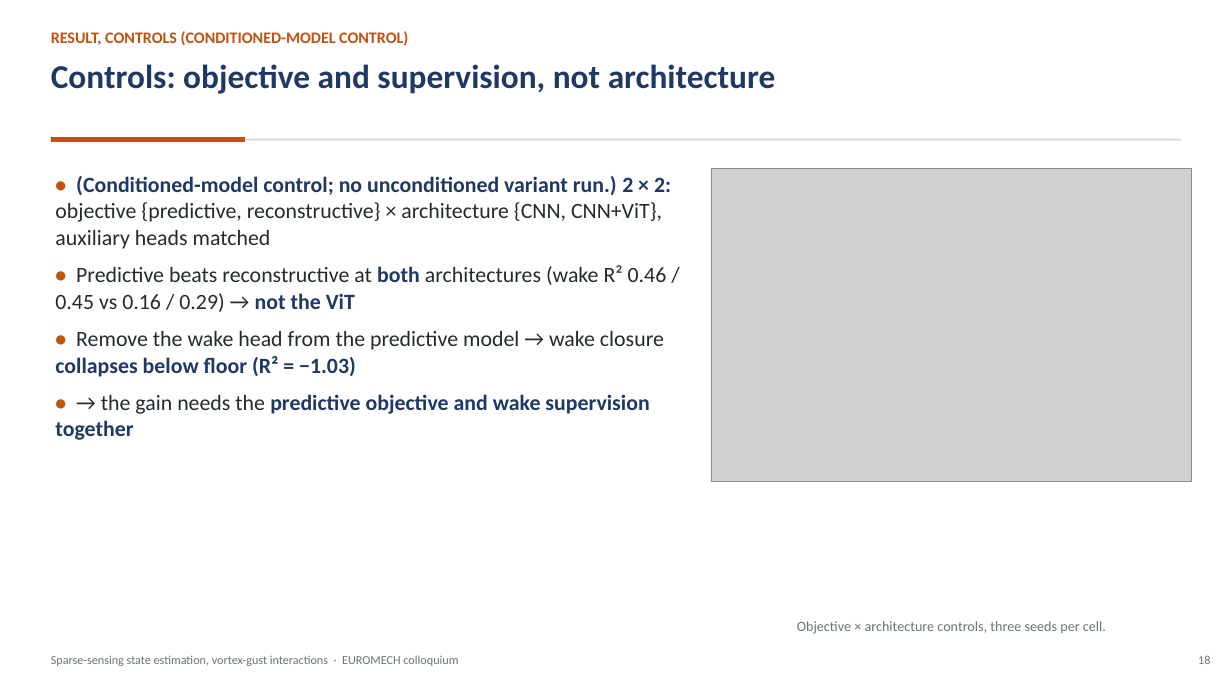
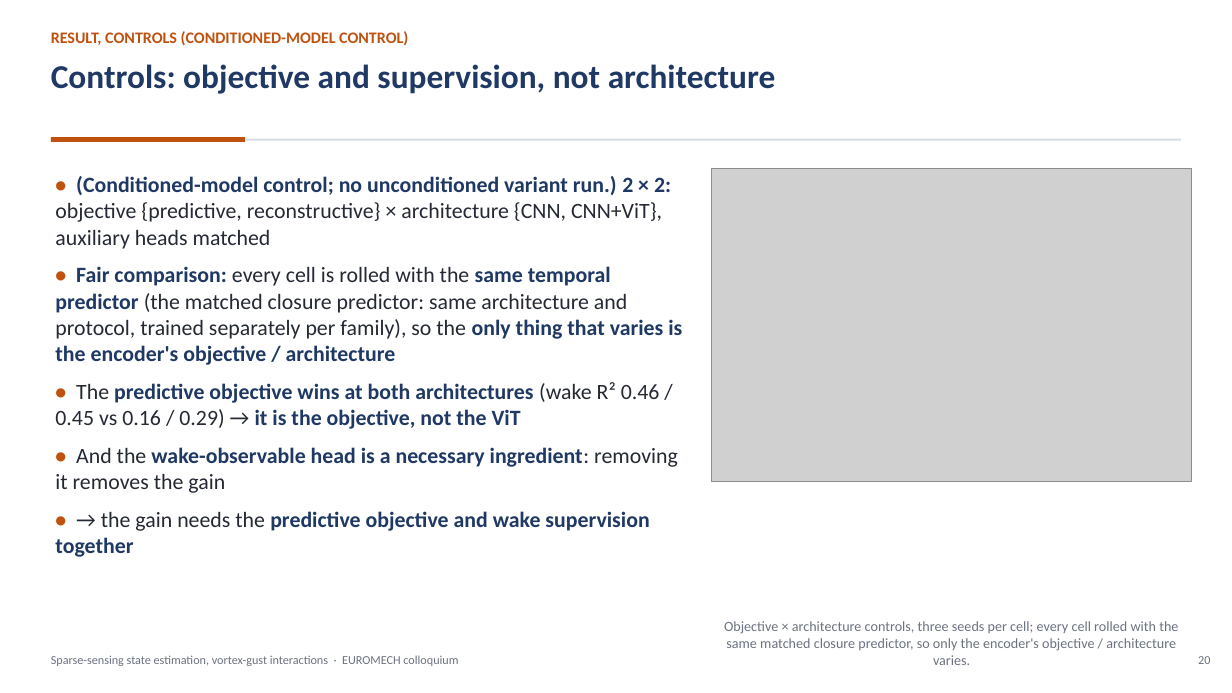
Before and after one commit to sanmi90/GUST-JEPA, a slide deck: slide 20 of paper/talk/euromech_gust_jepa.pptx (slide 18 before the commit). Drawn at 1232x693 pixels with LibreOffice and Linux fonts; fonts in the diff are those of the drawing; grey boxes stand for pictures. Boxes give left, top, right and bottom in pixels: in the first picture for what was removed or moved away, otherwise in the second. Text is boxed around its words. In the diff, an @@ line names an element or a change of style, - is before the commit and + after.

```diff
--- a/paper/talk/euromech_gust_jepa.pptx
+++ b/paper/talk/euromech_gust_jepa.pptx
@@ text at bbox=[55, 266, 682, 493]: text changed; text colour #242933 to #1F3864; bold on @@
-• Predictive beats reconstructive at both architectures (wake R² 0.46 / 0.45 vs 0.16 / 0.29) → not the ViT
-• Remove the wake head from the predictive model → wake closure collapses below floor (R² = −1.03)
+• Fair comparison: every cell is rolled with the same temporal predictor (the matched closure predictor: same architecture and protocol, trained separately per family), so the only thing that varies is the encoder's objective / architecture
+• The predictive objective wins at both architectures (wake R² 0.46 / 0.45 vs 0.16 / 0.29) → it is the objective, not the ViT
+• And the wake-observable head is a necessary ingredient: removing it removes the gain
@@ text at bbox=[724, 621, 1178, 665]: text changed @@
-Objective × architecture controls, three seeds per cell.
+Objective × architecture controls, three seeds per cell; every cell rolled with the same matched closure predictor, so only the encoder's objective / architecture varies.
@@ text at bbox=[1198, 656, 1210, 664]: text changed @@
-18
+20
```
Also in this commit, not shown: 29 other slides changed, 1 slide added, 12 other files.
